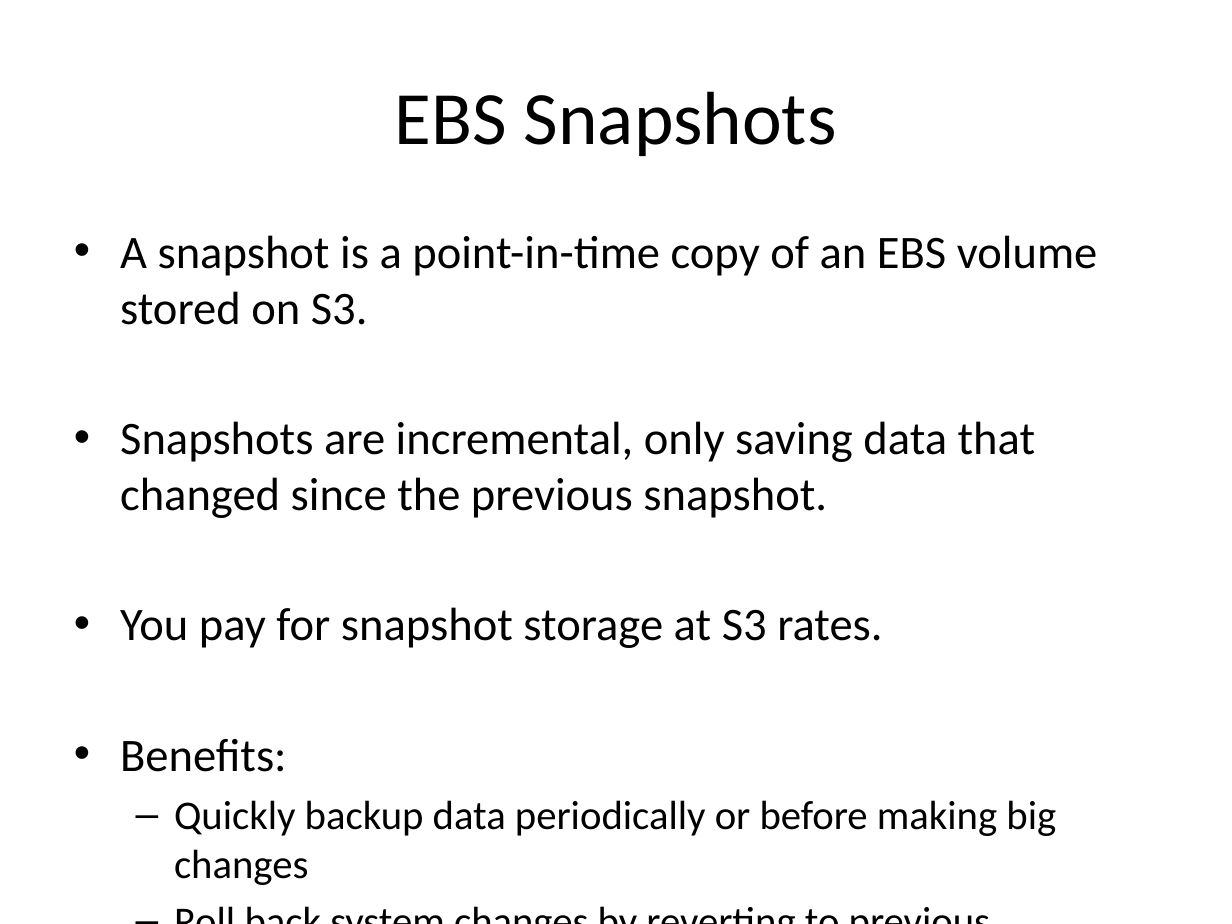
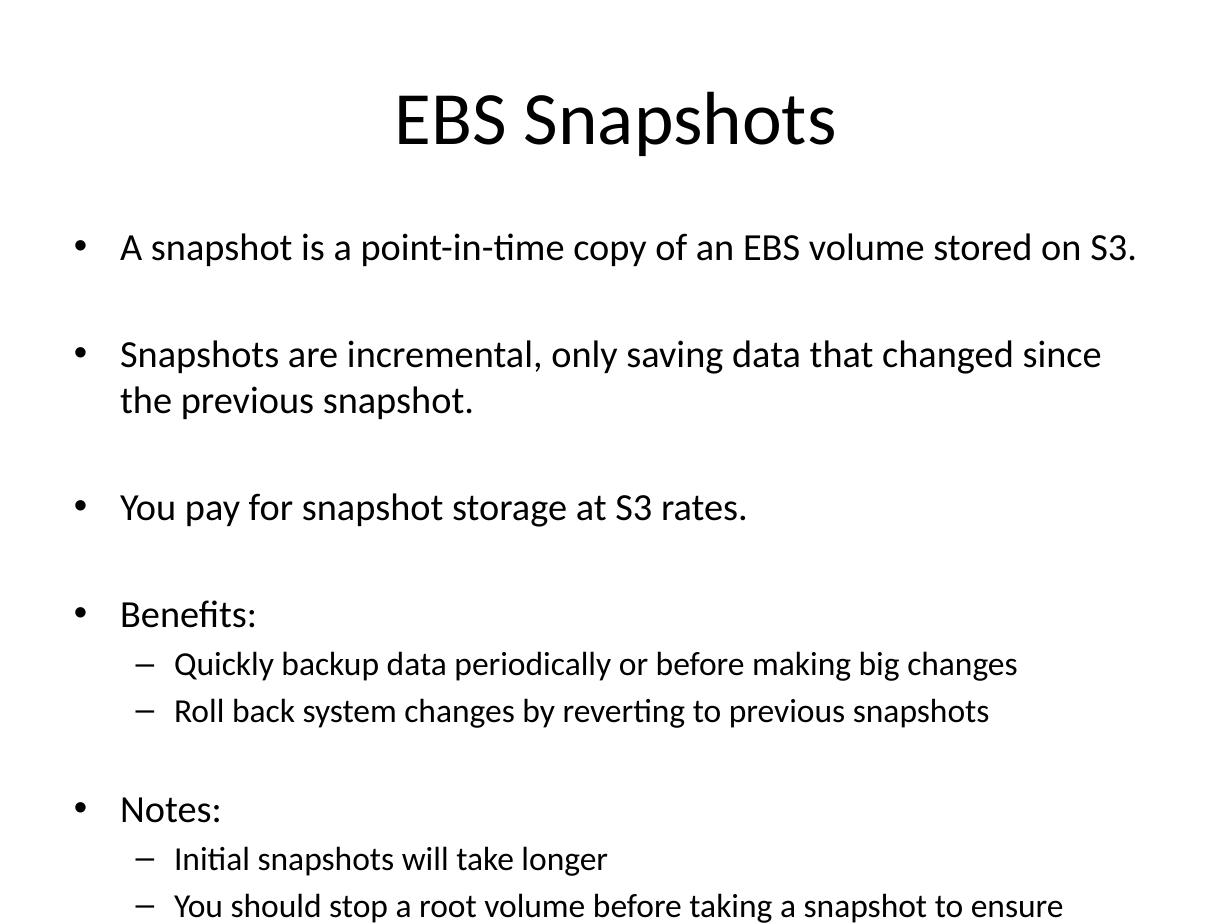
Before and after one commit to jasondbaker/infrastructure-class, a slide deck: slide 40 of infrastructure-week-4.pptx. Drawn at 1232x924 pixels with LibreOffice and Linux fonts; fonts in the diff are those of the drawing. Boxes give left, top, right and bottom in pixels: in the first picture for what was removed or moved away, otherwise in the second. Text is boxed around its words. In the diff, an @@ line names an element or a change of style, - is before the commit and + after.

```diff
--- a/infrastructure-week-4.pptx
+++ b/infrastructure-week-4.pptx
@@ text at (120, 233, 1137, 728): size 27.2 to 22.4 pt in "A snapshot is a point-in-time copy of ...", "Snapshots are incremental, only saving data that ...", "You pay for snapshot storage at S3 ...", "Benefits:"; size 23.8 to 19.6 pt in "Quickly backup data periodically or before making ...", "Roll back system changes by reverting to ..." @@
@@ text at (120, 797, 1064, 923): paragraphs added @@
+• Notes:
+  – Initial snapshots will take longer
+  – You should stop a root volume before taking a snapshot to ensure consistency.
```
Also in this commit, not shown: 1 other file.
